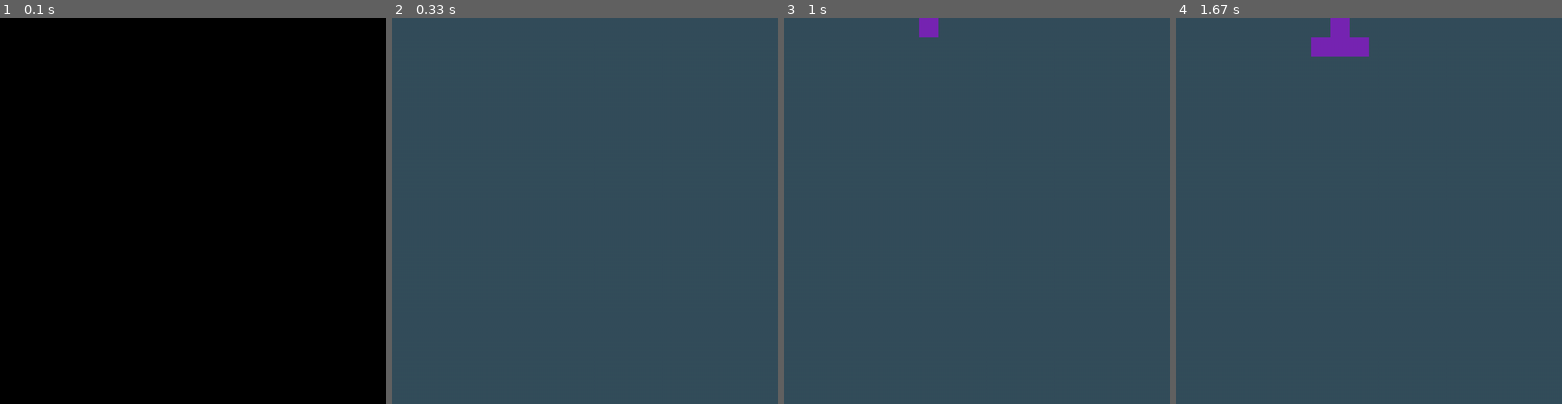
Above: before the commit, frames 1-4 (left to right).
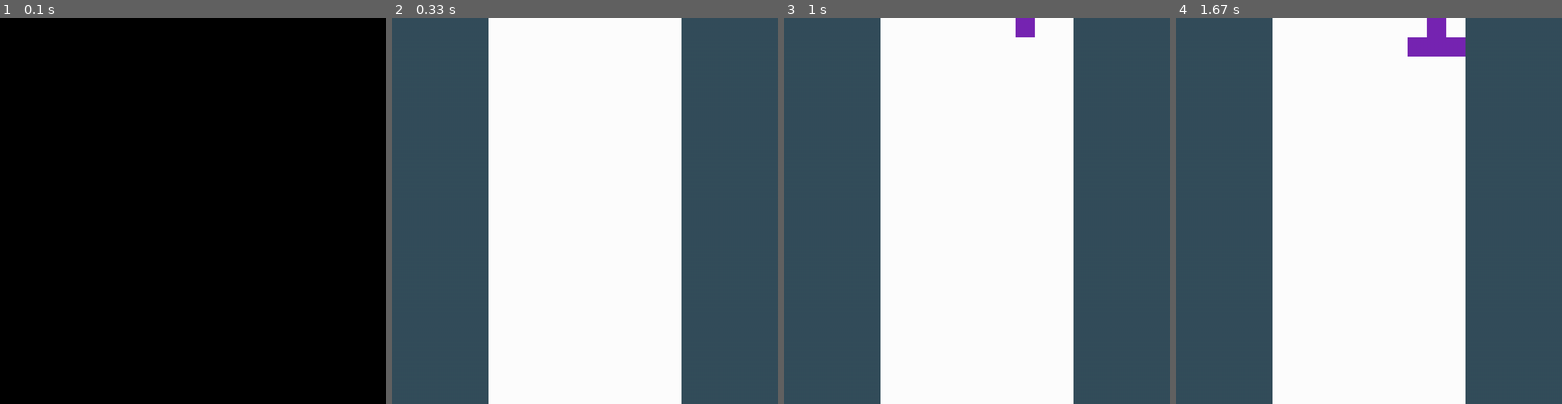
Above: after the commit, the same moments.

Repository: coolryan/TetrisGameWithPygame
Game: pygame game, started from src/main.py
Same seed, same stepped clock (60 frames per second), same inputs: the game is played once before the commit and once after it.
Inputs:
- Up to frame 1 (0.1 s): no input
- Up to frame 2 (0.33 s): no input
- Up to frame 3 (1 s): tap Space at 0.33 s; hold Right from 0.67 s (still down)
- Up to frame 4 (1.67 s): release Right at 1.13 s; hold Right 1.17-1.63 s; tap Space at 1.23 s

Frame 1 is identical in both runs. In frame 2, 50% of the frame differs, in the area x 25-75%, y 0-100%; in frame 3, 50%; in frame 4, 50%.

Commit message:
Made grid be a subsurface

Diff:
--- a/src/constants.py
+++ b/src/constants.py
@@ -16,9 +16,12 @@
 TEXT_COL = (255, 255, 255)
 BLACK, WHITE, GRAY = (0, 0, 0), (255, 255, 255), (128, 128, 128)
 
+BG_COLOR = (52, 78, 91) # teal
+GRID_COLOR = (255, 255, 255)
+
 # define colores for each tetrominos
 COLORS = (
-    (128, 128, 128),
+    GRAY,
     (120, 37, 179),
     (100, 179, 179),
     (80, 34, 22),
--- a/src/main.py
+++ b/src/main.py
@@ -31,7 +31,7 @@
     pygame.init()
 
     game_width, game_height = 20, 25
-    grid_location_x, grid_location_y = 5, 5
+    grid_location_x, grid_location_y = 5, 0
 
     # Size in grid
     grid_width, grid_height, square_size = 10, 20, 50
--- a/src/models/TetrisGame.py
+++ b/src/models/TetrisGame.py
@@ -81,7 +81,8 @@
     # draw method
     def draw(self, screen):
         for fig in self.figures:
-            fig.draw(screen)
+            # fig.draw(screen)
+            fig.draw(self.grid_surface)
 
     def deactivate(self):
         for fg in self.figures:
@@ -268,10 +269,28 @@
         game_tick_freq = 3
         turn = 0
 
+        # rect = pygame.Rect(x, y, width, height)
+        # pygame.draw.rect(screen, self.color, rect)
+
          # game loop
         while running:
             moved = False
-            screen.fill((52, 78, 91)) # Gives background color
+
+            # self.height, self.width = game_height, game_width
+            # self.grid_location_x, self.grid_location_y = grid_location_x, grid_location_y
+            # self.grid_width, self.grid_height = grid_width, grid_height
+            # self.square_size = square_size
+
+            screen.fill(BG_COLOR) # Gives background color
+            # Draw grid
+            net_grid_width = self.grid_width * self.square_size
+            net_grid_height = self.grid_height * self.square_size
+            grid_x, gird_y = self.grid_location_x * self.square_size, self.grid_location_y * self.square_size
+            grid_rec = pygame.Rect(grid_x, gird_y, net_grid_width, net_grid_height)
+            self.grid_surface = screen.subsurface(grid_rec)
+            self.grid_surface.fill(GRID_COLOR)
+            # pygame.draw.rect(screen, GRID_COLOR, self.grid_surface)
+
 
             # call draw
             self.draw(screen)
